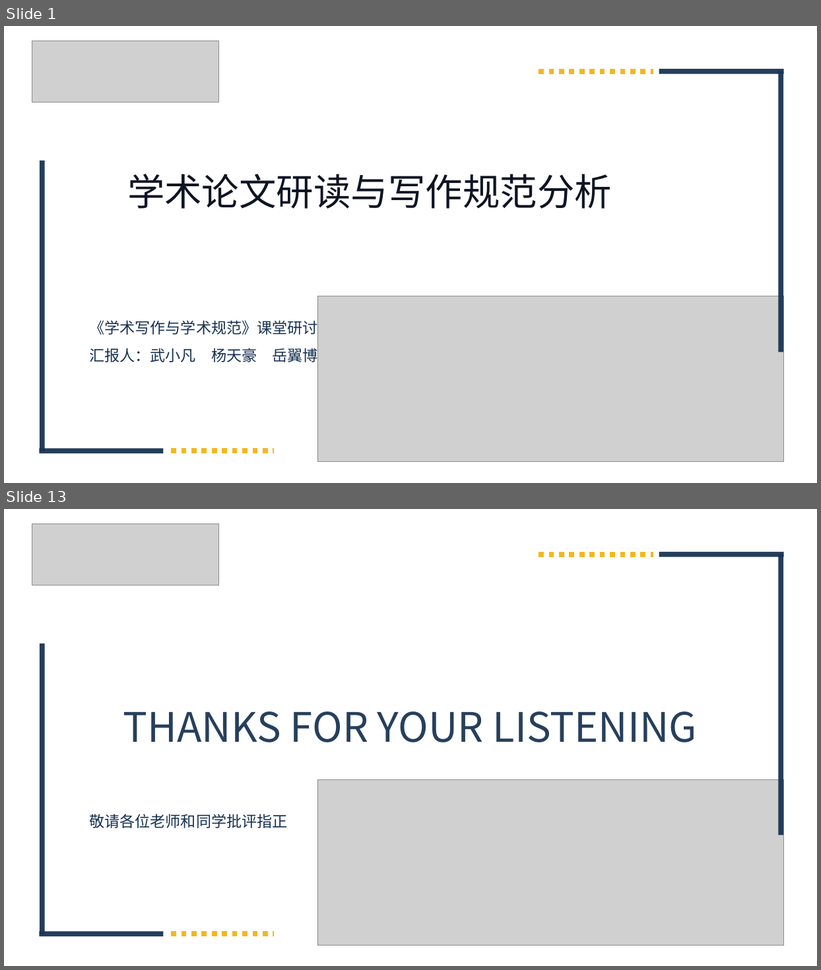
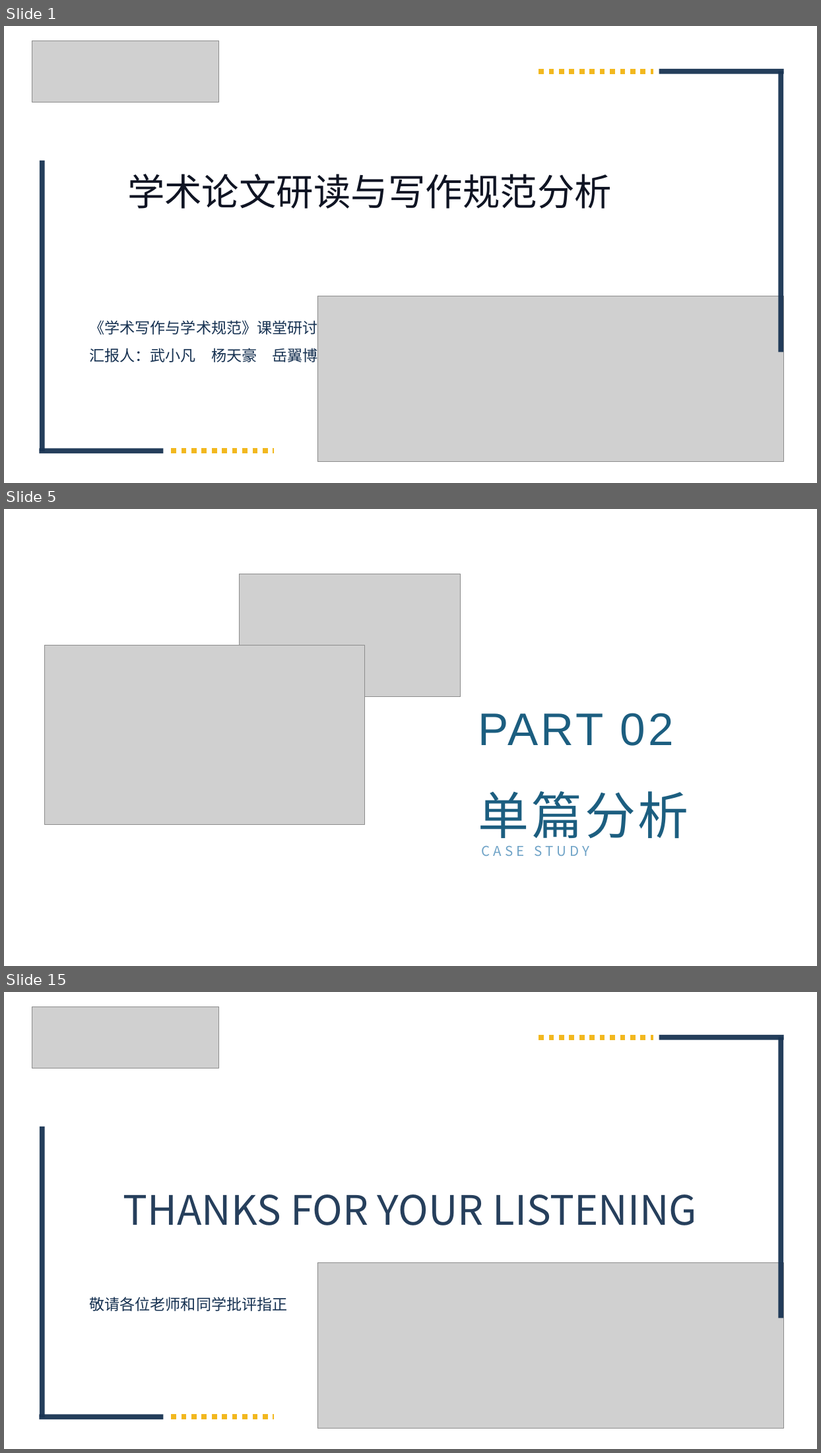
Before and after one commit to obiyeuy/tmp, a slide deck: 学术论文研读与写作规范分析-课堂研讨.pptx. Shown one above the other, each under a label of ours: slides 1 and 13 before the commit, slides 1, 5 and 15 after it; the slides between them are not shown. The pictures are 821x970 and 821x1453 pixels, drawn with LibreOffice and Linux fonts; fonts in the diff are those of the drawing; grey boxes stand for pictures; background and template pictures are left out. Boxes give left, top, right and bottom in pixels: in the first picture for what was removed or moved away, otherwise in the second. Text is boxed around its words. In the diff, an @@ line names an element or a change of style, - is before the commit and + after.

```diff
--- a/学术论文研读与写作规范分析-课堂研讨.pptx
+++ b/学术论文研读与写作规范分析-课堂研讨.pptx
@@ slide 5 added at (x1=4, y1=509, x2=817, y2=966), background #FFFFFF @@
@@ picture added at (x1=240, y1=574, x2=461, y2=697) @@
@@ picture added at (x1=45, y1=645, x2=365, y2=825) @@
@@ text added at (x1=479, y1=713, x2=674, y2=746), 54 pt, text none @@
+PART 02
@@ text added at (x1=479, y1=791, x2=689, y2=848), 60 pt, text #1C5E80 @@
+单篇分析
@@ text added at (x1=481, y1=846, x2=589, y2=856), 16 pt, text #6FA3C7 @@
+CASE STUDY
@@ what was slide 13 is now slide 15 @@
```
Also in this commit, not shown: 2 slides changed, 10 other slides added, 9 slides removed.
